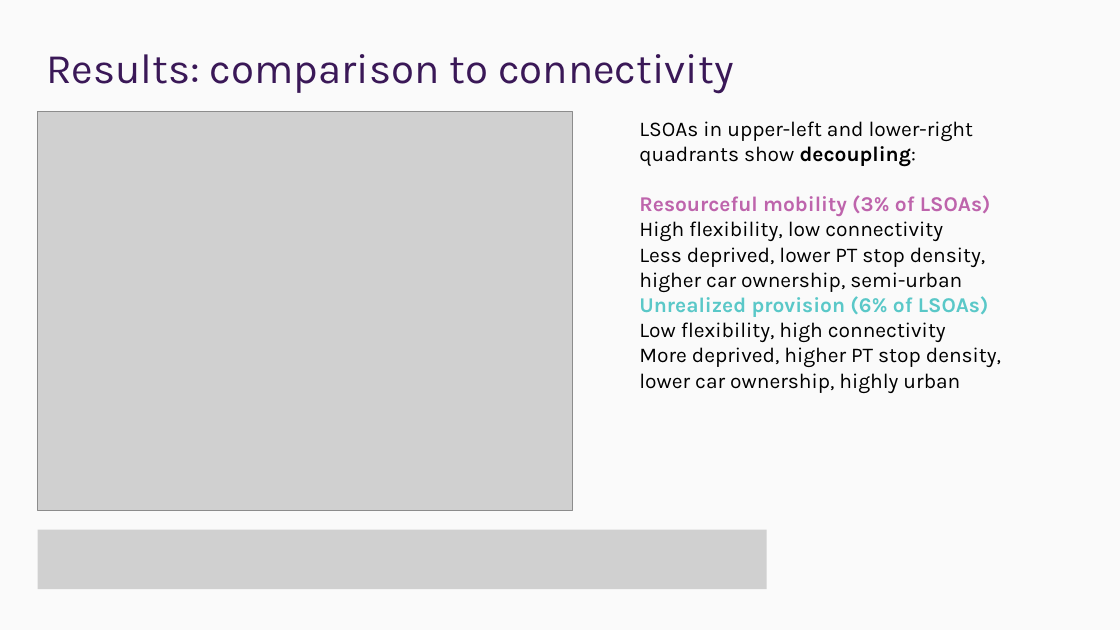
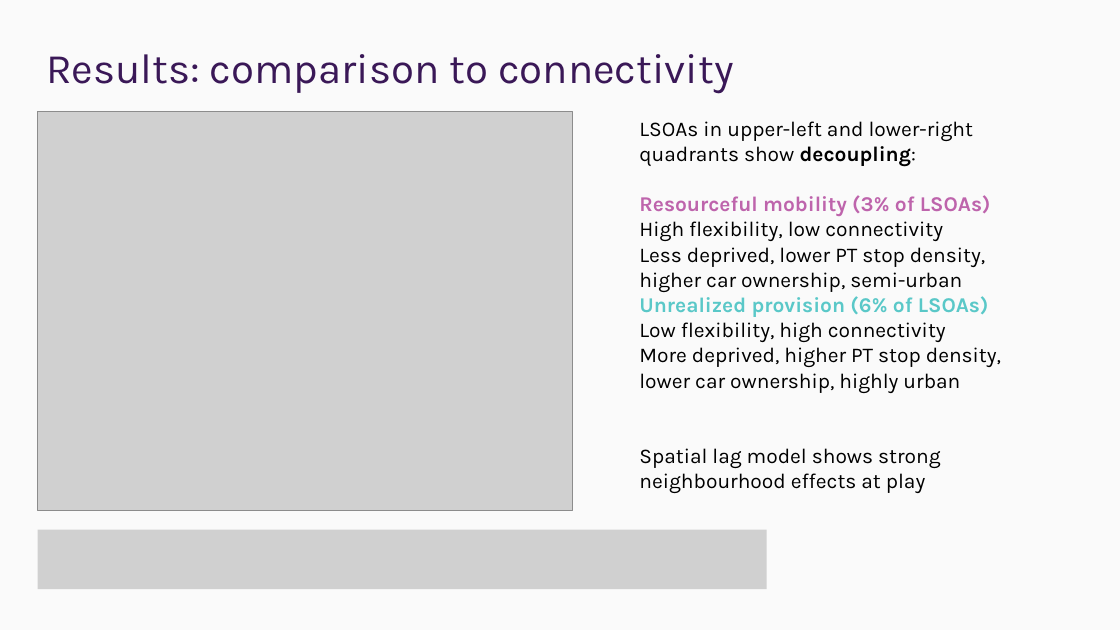
Before and after one commit to mjmwood/mjmwood.github.io, a slide deck: slide 17 of docs/presentations/Maria_Wood_Quantifying_Flexibility.pptx (slide 15 before the commit). Drawn at 1120x630 pixels with LibreOffice and Linux fonts; fonts in the diff are those of the drawing; grey boxes stand for pictures; background and template pictures are left out. Boxes give left, top, right and bottom in pixels: in the first picture for what was removed or moved away, otherwise in the second. Text is boxed around its words. In the diff, an @@ line names an element or a change of style, - is before the commit and + after.

```diff
--- a/docs/presentations/Maria_Wood_Quantifying_Flexibility.pptx
+++ b/docs/presentations/Maria_Wood_Quantifying_Flexibility.pptx
@@ text at (x1=639, y1=448, x2=940, y2=493): paragraph added @@
+Spatial lag model shows strong neighbourhood effects at play
```
Also in this commit, not shown: 3 other slides changed, 1 slide added, 1 slide removed, 8 other files.
